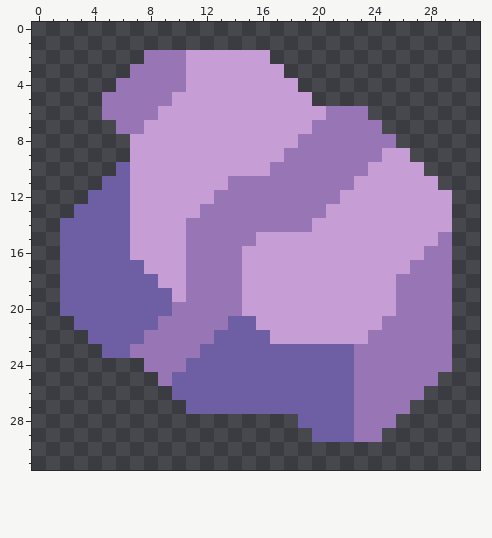
Pixel-art sprite -- sprites/Items/manganese.png. The picture above is the old version.
The file is 32x32 pixels. Colours within 5 levels of each other are drawn and written as one.
Now the later version:
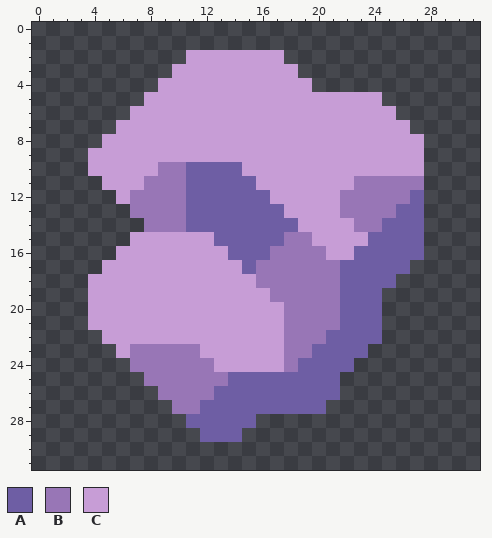
Palette (. is transparent): A #6e5ea4  B #9876b6  C #c79dd6
The edit:
Changed rows in their new state; - is an unchanged pixel.
first column x 2:
 2 ------...------C------------
 3 -----...C-------C-----------
 4 ----...CC--------C----------
 5 ---...CC----------CCCCC-----
 6 ---..CC------------CCCCC----
 7 ----CC------------CCCCCCC---
 8 ---CC------------CCCCCCCCC--
 9 --CCC-----------CCCCCCC--C--
10 --CCC--BBAAAA--CCCCCCC------
11 ---CC-BBBAAAAACCCCCCCBBBBB.-
12 --..CBBBBAAAAAACCCCCBBBBBA..
13 -....BBBBAAAAAAACCC-BBBBAA..
14 ......BBBAAAAAAAAC---BBAAA..
15 .....----CCAAAAABB----AAAA..
16 ....C----CCCAAABBBB--AAAAA..
17 ...CCC---CCCCABBBBBBAAAAA...
18 ..CCCCC--CCCC-BBBBBBAAAA....
19 ..CCCCCC-CCCC--BBBBBAAA.....
20 ..CCCCCCCCCCC---BBBBAAA.....
21 -.CCCCCCCCCCCC--BBBBAAA.....
22 --.CCCCCCCCCCCC-BBBAAAA.....
23 ---.C-----CCCCCCBB---A......
24 -----B---BBCCCCCB----.......
25 ------B-BBBB--------.......-
26 -------BBBB---------......--
27 --------BB---------......---
28 ---------AAAAA---.......----
29 ----------AAA-----.....-----
